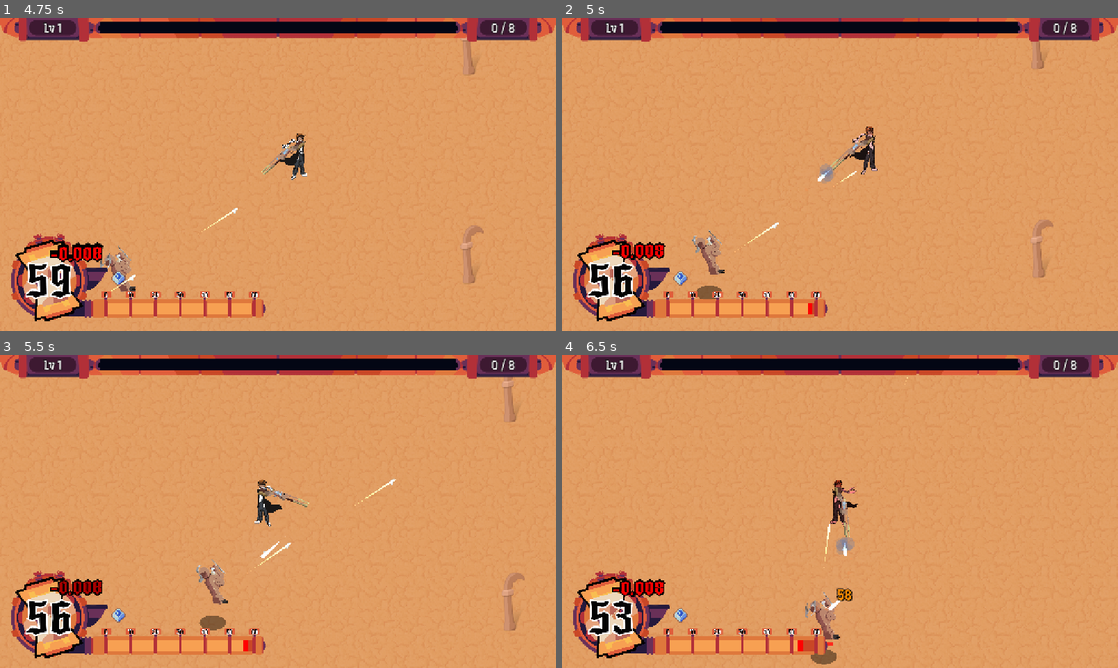
Above: before the commit, frames 1-4 (two rows, left to right).
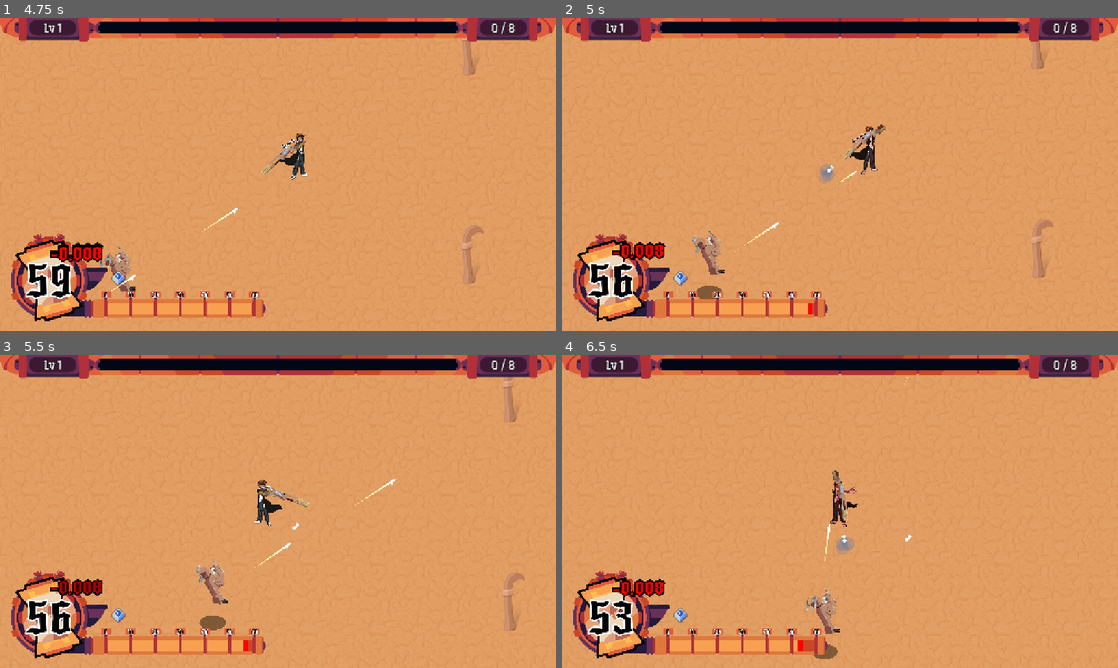
Above: after the commit, the same moments.

Repository: chiefpat450119/GMTK-2026
Game: Godot game, scene res://scenes/main.tscn
The game is run twice, just before and just after one commit, with the same random seed, the same clock (stepped at 60 frames per second) and the same inputs. The engine's default icon, where the game draws it, is replaced by a stand-in: a white triangle on a blue panel in a dark square.
Inputs (mouse positions are in pixels of both pictures, inside the frame that each line leads up to):
- Up to frame 1 (4.75 s): tap Enter at 0.5 s; move the mouse to (400, 158) at 0.52 s; press the mouse at (400, 158) at 0.53 s; hold D (Right) 0.53-1.25 s; release the mouse at (400, 158) at 1.25 s; drag from (166, 190) to (250, 237) at 1.27 s; click "Play" at 2 s; move the mouse to (333, 105) at 2.77 s; press the mouse at (333, 105) at 2.78 s; hold D (Right) 2.78-3.5 s; release the mouse at (333, 105) at 3.5 s; click "Rail Gun" at 3.5 s; drag from (250, 237) to (105, 315) at 4.27 s
- Up to frame 2 (5 s): no input
- Up to frame 3 (5.5 s): move the mouse to (444, 558) at 5.02 s; press the mouse at (444, 558) at 5.03 s; hold A (Left) from 5.03 s (still down); tap O at 5.1 s
- Up to frame 4 (6.5 s): release A (Left) at 5.75 s; release the mouse at (1006, 558) at 5.75 s; drag from (673, 464) to (851, 570) at 5.77 s

Frame 1 is identical in both runs. In frame 2, 0.3% of the frame differs, in the area x 46-59%, y 34-53%; in frame 3, less than 0.1%; in frame 4, 0.9%, in the area x 43-63%, y 36-99%.

Commit message:
feat: recoil animations for guns

Diff:
--- a/scenes/entities/weapons/gun.gd
+++ b/scenes/entities/weapons/gun.gd
@@ -12,6 +12,7 @@
 @export var base_spread : float
 @export var base_cost : float
 @export var base_penetration : int = 0
+@export var recoil_amt: float
 
 @export_category("Player Weapon Stats")
 @export var damage_stat : Stat
@@ -51,6 +52,9 @@
 # itself is nested under it and would only order against the holder.
 var gun_holder : Node2D
 
+var recoil_tween : Tween
+var original_pos : Vector2
+
 func _ready() -> void:
 	#gets the animated sprite that the gun moves around
 	var player := Player.instance
@@ -60,6 +64,7 @@
 		if child is AnimatedSprite2D:
 			ani_sprite = child
 	gun_holder = player.gun_holder
+	original_pos = sprite.position
 
 func _physics_process(_delta: float) -> void:
 	look_at(get_global_mouse_position())
@@ -89,6 +94,7 @@
 	if not can_fire:
 		return
 
+	_recoil_animation()
 	can_fire = false
 	Player.instance.time_component.remove_time(shot_cost_stat.current_val(base_cost))
 	spend_sand_event.raise()
@@ -114,6 +120,7 @@
 	CameraShake.shake_capped(trauma, trauma * SUSTAINED_TRAUMA_LIMIT)
 
 func _spawn_projectile() -> void:
+
 	var projectile : Projectile = projectile_scene.instantiate()
 	projectile.speed = projectile_speed
 	projectile.trail_settings = projectile_trail
@@ -130,3 +137,14 @@
 		damage_stat.current_val(base_damage),
 		base_penetration,
 	)
+
+func _recoil_animation():
+	var dest : Vector2 = original_pos - Vector2.from_angle(sprite.rotation) * recoil_amt
+	recoil_tween = create_tween()
+	sprite.position = original_pos
+	recoil_tween.tween_property(sprite, "position", dest, 0.05)\
+	.set_ease(Tween.EASE_IN)\
+	.set_trans(Tween.TRANS_CUBIC)
+	recoil_tween.tween_property(sprite, "position", original_pos, 0.7)\
+	.set_ease(Tween.EASE_IN_OUT)\
+	.set_trans(Tween.TRANS_CUBIC)
--- a/scenes/entities/weapons/machine_gun.gd
+++ b/scenes/entities/weapons/machine_gun.gd
@@ -5,7 +5,6 @@
 # fire directly. Instead we use it to track whether the trigger is held, then
 # poll that flag every physics tick to call shoot().
 var _trigger_held: bool = false
-
 
 func _ready() -> void:
 	super._ready()
@@ -32,4 +31,5 @@
 func _physics_process(delta: float) -> void:
 	super._physics_process(delta)
 	if _trigger_held:
+		_recoil_animation()
 		shoot()
--- a/scenes/entities/weapons/machine_gun.tscn
+++ b/scenes/entities/weapons/machine_gun.tscn
@@ -20,6 +20,7 @@
 base_fire_cooldown = 0.1
 base_spread = 5.0
 base_cost = 0.1
+recoil_amt = 20.0
 damage_stat = ExtResource("2_xctuw")
 fire_cooldown_stat = ExtResource("3_wp88b")
 shot_spread_stat = ExtResource("4_s8eaq")
--- a/scenes/entities/weapons/railgun.gd
+++ b/scenes/entities/weapons/railgun.gd
@@ -97,6 +97,7 @@
 	if not can_fire:
 		return
 
+	_recoil_animation()
 	can_fire = false
 	var projectile : Projectile = projectile_scene.instantiate()
 	projectile.speed = calc_speed(charge)
@@ -126,6 +127,5 @@
 	can_fire = true
 	SFX.play(reload_sfx)
 
-
 func calc_speed(charge: float):
 	return base_speed + pow(charge, 2) * (projectile_speed - base_speed) / pow(max_charge_amount, 2)
--- a/scenes/entities/weapons/railgun.tscn
+++ b/scenes/entities/weapons/railgun.tscn
@@ -20,12 +20,14 @@
 max_damage = 700.0
 charge_fill = NodePath("Sprite2D/ChargeFill")
 charge_sfx = &"laser_charge"
+base_speed = 25
 spend_sand_event = ExtResource("2_yy7j6")
 sprite = NodePath("Sprite2D")
 base_damage = 50.0
 base_fire_cooldown = 0.5
 base_cost = 0.5
 base_penetration = 3
+recoil_amt = 50.0
 damage_stat = ExtResource("2_0er5g")
 fire_cooldown_stat = ExtResource("3_yy7j6")
 shot_spread_stat = ExtResource("4_xnbhe")
--- a/scenes/entities/weapons/shotgun.tscn
+++ b/scenes/entities/weapons/shotgun.tscn
@@ -20,6 +20,7 @@
 base_fire_cooldown = 1.0
 base_spread = 25.0
 base_cost = 1.0
+recoil_amt = 25.0
 damage_stat = ExtResource("2_nc227")
 fire_cooldown_stat = ExtResource("3_hyjqx")
 shot_spread_stat = ExtResource("4_5lrpp")
